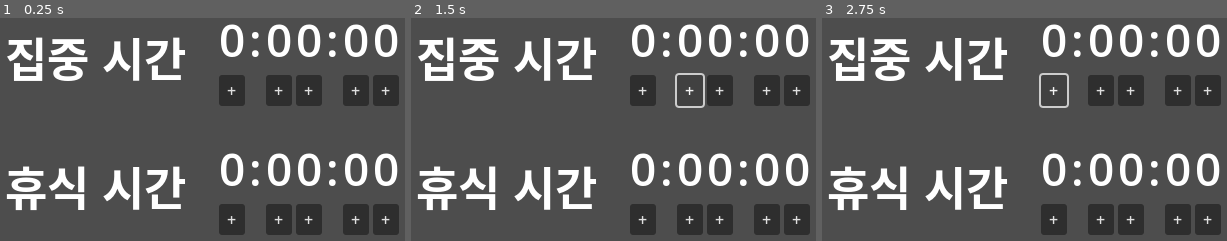
Above: before the commit, frames 1-3 (left to right).
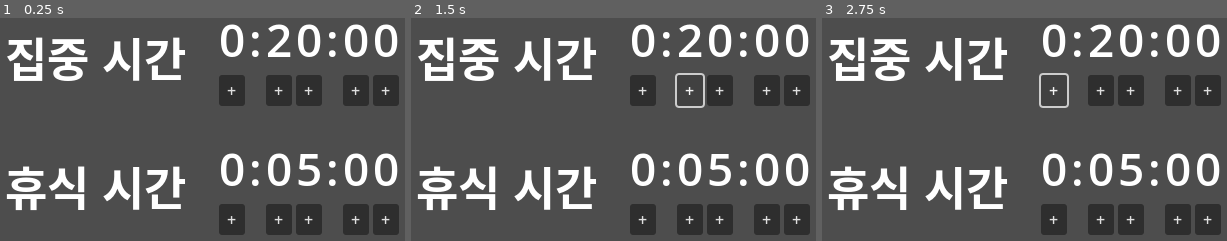
Above: after the commit, the same moments.

Repository: YongHyun-Yi/-
Game: Godot game, scene res://time_setting.tscn
Two runs of this game, one before a commit and one after it. Both use one fixed random seed, a clock stepped at 60 frames per second and the inputs below. This scene is started directly instead of the project's main scene.
Inputs:
- Up to frame 1 (0.25 s): no input
- Up to frame 2 (1.5 s): click "+" at 0.5 s; click "+" at 1.25 s
- Up to frame 3 (2.75 s): click "+" at 2 s

The runs differ from the first frame. In frame 1, 0.8% of the frame differs, in the area x 66-80%, y 3-76%; in frame 2, 0.8%; in frame 3, 0.8%.

Commit message:
GlobalScript의 초 값을 시, 분, 초로 파싱하여 Label에 표시

Diff:
--- /dev/null
+++ b/time_setting.gd
@@ -0,0 +1,39 @@
+extends Control
+
+@onready var FocusHourLabel = $VBoxContainer/FocusTime/Time/Hour/Label
+@onready var FocusMin10Label = $VBoxContainer/FocusTime/Time/Min10/Label
+@onready var FocusMin1Label = $VBoxContainer/FocusTime/Time/Min1/Label
+@onready var FocusSec10Label = $VBoxContainer/FocusTime/Time/Sec10/Label
+@onready var FocusSec1Label = $VBoxContainer/FocusTime/Time/Sec1/Label
+
+@onready var RestHourLabel = $VBoxContainer/RestTime/Time/Hour/Label
+@onready var RestMin10Label = $VBoxContainer/RestTime/Time/Min10/Label
+@onready var RestMin1Label = $VBoxContainer/RestTime/Time/Min1/Label
+@onready var RestSec10Label = $VBoxContainer/RestTime/Time/Sec10/Label
+@onready var RestSec1Label = $VBoxContainer/RestTime/Time/Sec1/Label
+
+# Called when the node enters the scene tree for the first time.
+func _ready() -> void:
+	var FocusTime = GlobalScript.FocusTime
+	FocusHourLabel.text = str(FocusTime / 3600)
+	FocusTime %= 3600
+	FocusMin10Label.text = str(FocusTime / 60 / 10)
+	FocusMin1Label.text = str(FocusTime / 60 % 10)
+	FocusTime %= 60
+	FocusSec10Label.text = str(FocusTime / 10)
+	FocusSec1Label.text = str(FocusTime % 10)
+
+	var RestTime = GlobalScript.RestTime
+	RestHourLabel.text = str(RestTime / 3600)
+	RestTime %= 3600
+	RestMin10Label.text = str(RestTime / 60 / 10)
+	RestMin1Label.text = str(RestTime / 60 % 10)
+	RestTime %= 60
+	RestSec10Label.text = str(RestTime / 10)
+	RestSec1Label.text = str(RestTime % 10)
+	pass # Replace with function body.
+
+
+# Called every frame. 'delta' is the elapsed time since the previous frame.
+func _process(delta: float) -> void:
+	pass
--- a/time_setting.tscn
+++ b/time_setting.tscn
@@ -1,4 +1,6 @@
-[gd_scene load_steps=3 format=3 uid="uid://dgu6jdnvck8hd"]
+[gd_scene load_steps=4 format=3 uid="uid://dgu6jdnvck8hd"]
+
+[ext_resource type="Script" path="res://time_setting.gd" id="1_7jowc"]
 
 [sub_resource type="LabelSettings" id="LabelSettings_sqqs8"]
 font_size = 46
@@ -13,6 +15,7 @@
 anchor_bottom = 1.0
 grow_horizontal = 2
 grow_vertical = 2
+script = ExtResource("1_7jowc")
 
 [node name="VBoxContainer" type="VBoxContainer" parent="."]
 layout_mode = 1
